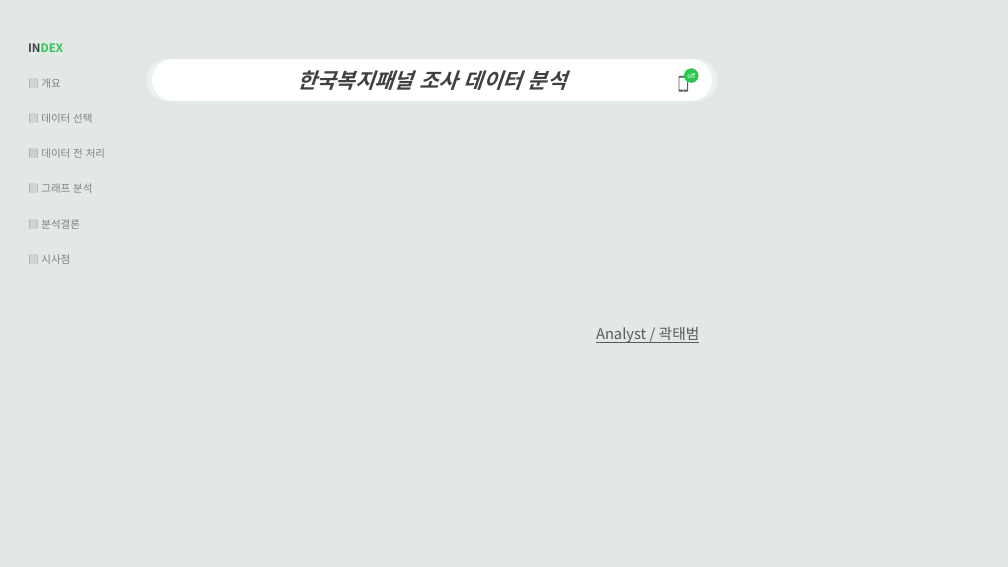
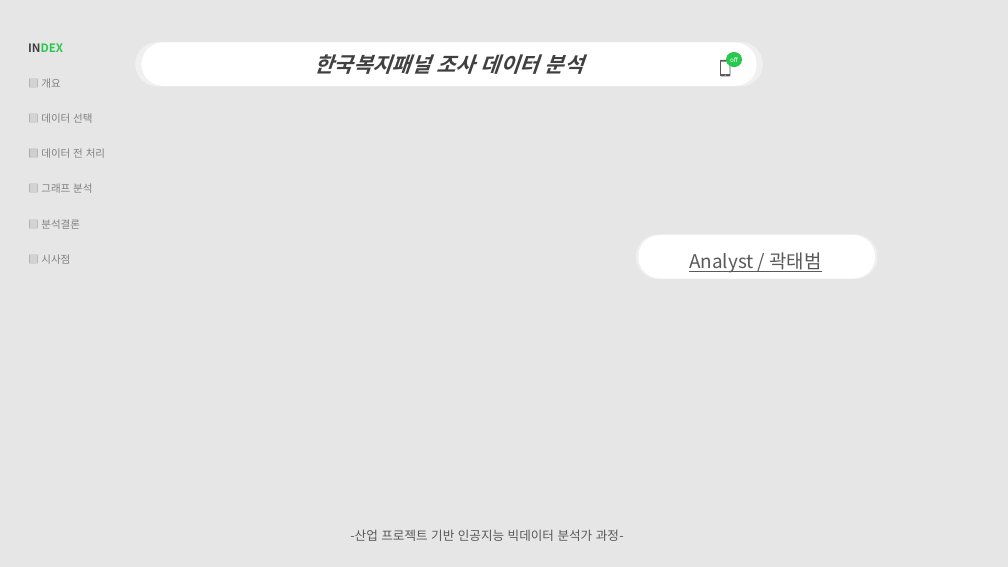
Before and after one commit to ktb5891/Bigdata_lecture, a slide deck: slide 1 of 개인프로젝트/복지패널 데이터 분석.pptx. Drawn at 1008x567 pixels with LibreOffice and Linux fonts; fonts in the diff are those of the drawing. Boxes give left, top, right and bottom in pixels: in the first picture for what was removed or moved away, otherwise in the second. Text is boxed around its words. In the diff, an @@ line names an element or a change of style, - is before the commit and + after.

Commit message:
개인 프로젝트 진행 3일차

```diff
--- a/개인프로젝트/복지패널 데이터 분석.pptx
+++ b/개인프로젝트/복지패널 데이터 분석.pptx
@@ background #E2E8E6 to #E7E6E6 @@
@@ rounded rectangle "한국복지패널 조사 데이터 분석" resized from (x1=152, y1=59, x2=712, y2=101) to (x1=141, y1=42, x2=757, y2=86) @@
@@ ellipse "off" moved from (x1=684, y1=68, x2=699, y2=82) to (x1=726, y1=52, x2=742, y2=67) @@
@@ freeform shape moved from (x1=679, y1=76, x2=688, y2=91) to (x1=721, y1=60, x2=731, y2=76) @@
@@ rounded rectangle added at (x1=638, y1=235, x2=875, y2=279), fill #FFFFFF @@
@@ text "Analyst / 곽태범" moved from (x1=596, y1=327, x2=700, y2=343) to (x1=689, y1=252, x2=822, y2=273) @@
@@ text "Analyst / 곽태범" at (x1=689, y1=252, x2=822, y2=273): size 14 to 18 pt @@
@@ text added at (x1=350, y1=529, x2=624, y2=541), 12 pt, text #595959 @@
+-산업 프로젝트 기반 인공지능 빅데이터 분석가 과정-
```
Also in this commit, not shown: 16 other slides changed, 16 slides added.
